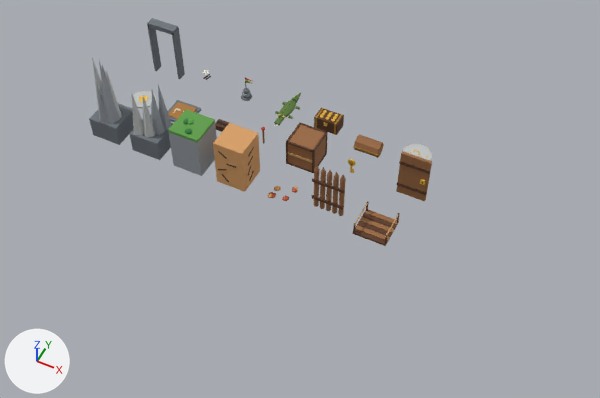
A saved change to the Blender file assets/blender/miaraka.blend.
Before and after are seen from a 50 mm camera at (13.9, -44.66, 18.33) aimed at (6.88, -30.61, 0.76). Arrows for +X, +Y and +Z are at lower left; the lights stay in place. The first picture is the older version.

Script lines for the objects in view, before the commit:
```python
ob_bridge = bpy.data.objects.new('bridge', me_bridge)
ob_bridge.location = (9.0, -30.0, 0.0)
ob_cracked = bpy.data.objects.new('cracked', me_cracked)
ob_cracked.location = (4.5, -30.0, 0.0)
ob_crate = bpy.data.objects.new('crate', me_crate)
ob_crate.location = (6.0, -28.4, 0.0)
ob_gate = bpy.data.objects.new('gate', me_gate)
ob_gate.location = (7.5, -30.0, 0.0)
ob_heavy_plate = bpy.data.objects.new('heavy_plate', me_heavy_plate)
ob_heavy_plate.location = (1.5, -28.4, 0.0)
ob_ledge = bpy.data.objects.new('ledge', me_ledge)
ob_ledge.location = (3.0, -30.0, 0.0)
ob_plate = bpy.data.objects.new('plate', me_plate)
ob_plate.location = (0.0, -28.4, 0.0)
ob_rubble = bpy.data.objects.new('rubble', me_rubble)
ob_rubble.location = (6.0, -30.0, 0.0)
ob_wall_b = bpy.data.objects.new('wall_b', me_wall_b)
ob_wall_b.location = (1.5, -30.0, 0.0)
# also in view: 'door' at (9.45, -28.43, 0.8); 'chest_base' at (6.0, -26.8, 0.23); 'door_frame' at (0.0, -26.8, 0.99); 'wall_a' at (0.0, -30.0, 1.42)
```
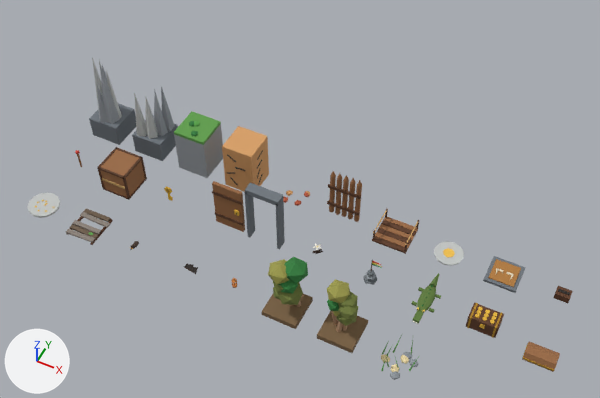
What differs and where, as boxes [x1, y1, x2, y2] in the pictures (600 x 398 px):
'crate', moved
    before: [286, 123, 328, 173]
    after: [97, 147, 147, 200]
'cracked', moved
    before: [213, 123, 260, 192]
    after: [222, 126, 269, 192]
'ledge', moved
    before: [168, 109, 217, 176]
    after: [174, 111, 223, 178]
'door', moved
    before: [396, 151, 432, 201]
    after: [212, 181, 245, 232]
'bush_a', added
    after: [262, 257, 313, 329]
'wall_b', moved
    before: [130, 85, 173, 160]
    after: [132, 86, 178, 161]
'bush_b', added
    after: [317, 279, 368, 353]
'door_frame', moved
    before: [147, 18, 185, 79]
    after: [244, 183, 285, 249]
'gate', moved
    before: [312, 165, 346, 216]
    after: [327, 171, 362, 222]
'bridge', moved
    before: [352, 202, 400, 246]
    after: [372, 209, 419, 254]
'chest_base', moved
    before: [314, 108, 344, 135]
    after: [466, 303, 504, 338]
'heavy_plate', moved
    before: [167, 100, 201, 122]
    after: [483, 256, 526, 293]
'chest_lid', moved
    before: [353, 134, 384, 158]
    after: [522, 341, 560, 372]
'pad', moved
    before: [402, 144, 432, 160]
    after: [27, 192, 60, 218]
'croc', moved
    before: [274, 92, 301, 126]
    after: [411, 273, 441, 324]
'plate', moved
    before: [131, 91, 156, 108]
    after: [434, 241, 464, 266]
'planks', added
    after: [66, 209, 113, 245]
'reeds', added
    after: [381, 335, 420, 380]
'cairn', moved
    before: [241, 77, 253, 101]
    after: [363, 260, 382, 285]
'lever_base', moved
    before: [215, 119, 229, 132]
    after: [553, 286, 573, 303]
'rubble', moved
    before: [267, 186, 298, 201]
    after: [284, 190, 310, 206]
'key', moved
    before: [348, 159, 356, 173]
    after: [164, 186, 173, 201]
'pod', moved
    before: [203, 70, 211, 80]
    after: [313, 244, 323, 254]
'bat_wing', added
    after: [184, 263, 198, 274]
'lever_arm', moved
    before: [261, 127, 265, 144]
    after: [75, 150, 82, 167]
'bat', added
    after: [130, 241, 139, 250]
'lantern', added
    after: [232, 278, 237, 288]

The change, as a list of edits to the scene's bpy script:
```text
Change ob_wall_b:
    ob_wall_b.location: (1.5, -30.0, 0.0) -> (1.6, -30.0, 0.0)
Change ob_ledge:
    ob_ledge.location: (3.0, -30.0, 0.0) -> (3.2, -30.0, 0.0)
Change ob_cracked:
    ob_cracked.location: (4.5, -30.0, 0.0) -> (4.8, -30.0, 0.0)
Change ob_rubble:
    ob_rubble.location: (6.0, -30.0, 0.0) -> (6.4, -30.0, 0.0)
Change ob_gate:
    ob_gate.location: (7.5, -30.0, 0.0) -> (8.0, -30.0, 0.0)
Change ob_bridge:
    ob_bridge.location: (9.0, -30.0, 0.0) -> (9.6, -30.0, 0.0)
Change ob_plate:
    ob_plate.location: (0.0, -28.4, 0.0) -> (11.2, -30.0, 0.0)
Change ob_heavy_plate:
    ob_heavy_plate.location: (1.5, -28.4, 0.0) -> (12.8, -30.0, 0.0)
Change ob_lever_base:
    ob_lever_base.location: (3.0, -28.4, 0.0) -> (14.4, -30.0, 0.0)
Change ob_lever_arm:
    ob_lever_arm.location: (4.5, -28.4, 0.0) -> (0.0, -31.8, 0.0)
Change ob_crate:
    ob_crate.location: (6.0, -28.4, 0.0) -> (1.6, -31.8, 0.0)
Change ob_key:
    ob_key.location: (7.5, -28.4, 0.0) -> (3.2, -31.8, 0.0)
Change ob_door:
    ob_door.location: (9.0, -28.4, 0.0) -> (4.8, -31.8, 0.0)
Change ob_door_frame:
    ob_door_frame.location: (0.0, -26.8, 0.0) -> (6.4, -31.8, 0.0)
Change ob_pod:
    ob_pod.location: (1.5, -26.8, 0.0) -> (8.0, -31.8, 0.0)
Change ob_cairn:
    ob_cairn.location: (3.0, -26.8, 0.0) -> (9.6, -31.8, 0.0)
Change ob_croc:
    ob_croc.location: (4.5, -26.8, 0.0) -> (11.2, -31.8, 0.0)
Change ob_chest_base:
    ob_chest_base.location: (6.0, -26.8, 0.0) -> (12.8, -31.8, 0.0)
Change ob_chest_lid:
    ob_chest_lid.location: (7.5, -26.8, 0.0) -> (14.4, -31.8, 0.0)
Change ob_pad:
    ob_pad.location: (9.0, -26.8, 0.0) -> (0.0, -33.6, 0.0)
Add ob_reeds:
    ob_reeds = bpy.data.objects.new('reeds', me_reeds)  # 112 vertices, 160 faces; spans x -0.513..0.495, y -0.486..0.456, z -0.5..0.432; in mat_sand (beige #ecd9a6), mat_rock (grey #8f969c), mat_moss (green #5f9e4a), mat_leaf (green #5aa64a)
    ob_reeds.location = (11.2, -33.6, 0.0)
Add ob_bush_b:
    ob_bush_b = bpy.data.objects.new('bush_b', me_bush_b)  # 128 vertices, 170 faces; spans x -0.5..0.5, y -0.5..0.5, z -0.01..1.89; in mat_earth (brown #7a6142), mat_bark (brown #ad8a6d), mat_olive (dark green #6f7a3a), mat_dryleaf (yellow #9c9a4a), mat_leafdark (green #2f7d3b)
    ob_bush_b.location = (9.6, -33.6, 0.0)
Add ob_bush_a:
    ob_bush_a = bpy.data.objects.new('bush_a', me_bush_a)  # 128 vertices, 170 faces; spans x -0.5..0.51, y -0.5..0.5, z -0.01..1.96; in mat_earth (brown #7a6142), mat_bark (brown #ad8a6d), mat_olive (dark green #6f7a3a), mat_dryleaf (yellow #9c9a4a), mat_leafdark (green #2f7d3b)
    ob_bush_a.location = (8.0, -33.6, 0.0)
Add ob_lantern:
    ob_lantern = bpy.data.objects.new('lantern', me_lantern)  # 88 vertices, 60 faces; spans x -0.075..0.075, y -0.075..0.075, z 0.0..0.326; in mat_copper (orange #c47a3a)
    ob_lantern.location = (6.4, -33.6, 0.0)
Add ob_bat_wing:
    ob_bat_wing = bpy.data.objects.new('bat_wing', me_bat_wing)  # 24 vertices, 16 faces; spans x 0.038..0.461, y -0.146..0.11, z -0.008..0.024; in mat_batwing (black #2b2420), mat_batfur (brown #4a3a30)
    ob_bat_wing.location = (4.8, -33.6, 0.0)
Add ob_bat:
    ob_bat = bpy.data.objects.new('bat', me_bat)  # 66 vertices, 96 faces; spans x -0.072..0.072, y -0.225..0.111, z -0.07..0.135; in mat_batfur (brown #4a3a30), mat_amber (orange #f2a531)
    ob_bat.location = (3.2, -33.6, 0.0)
Add ob_planks:
    ob_planks = bpy.data.objects.new('planks', me_planks)  # 68 vertices, 62 faces; spans x -0.475..0.508, y -0.516..0.501, z -0.12..0.02; in mat_barkgrey (grey #8b8178), mat_rotten (brown #6b5a48), mat_wooddark (brown #5e3b24), mat_moss (green #5f9e4a)
    ob_planks.location = (1.6, -33.6, 0.0)
```
